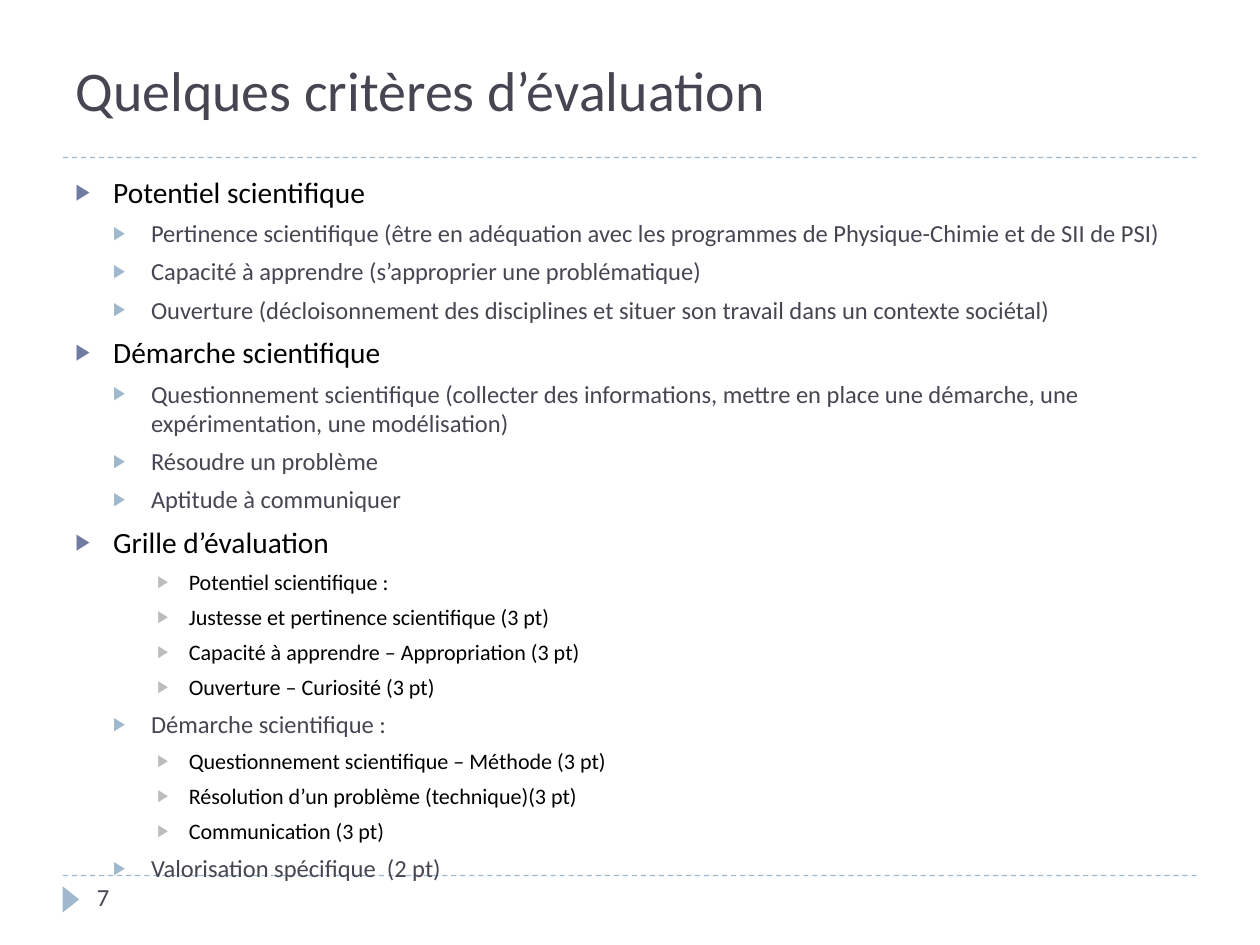
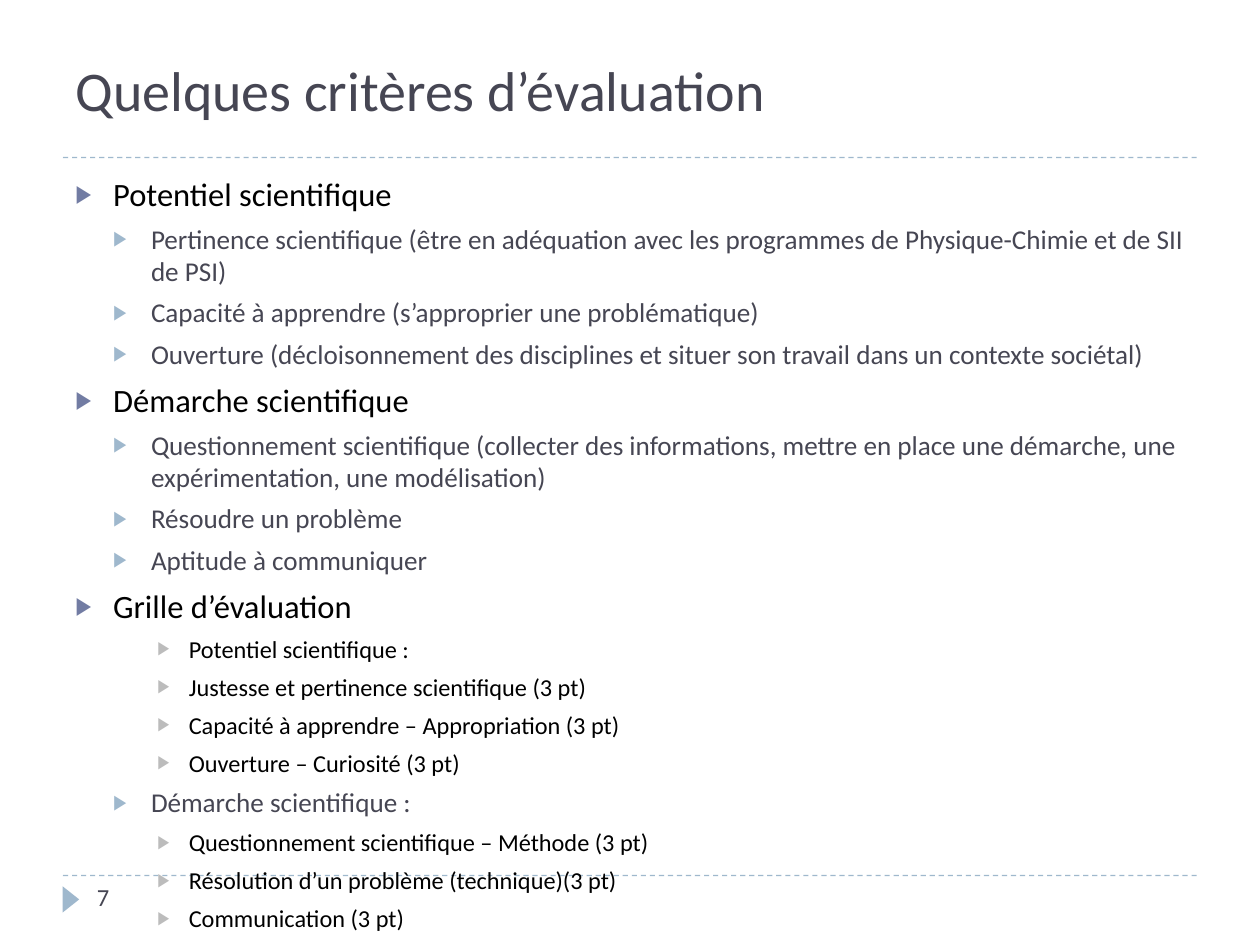
Before and after one commit to xpessoles/TIPE, a slide deck: slide 7 of Introduction_TIPE_2021_2022.pptx. Drawn at 1260x945 pixels with LibreOffice and Linux fonts; fonts in the diff are those of the drawing. Boxes give left, top, right and bottom in pixels: in the first picture for what was removed or moved away, otherwise in the second. Text is boxed around its words. In the diff, an @@ line names an element or a change of style, - is before the commit and + after.

```diff
--- a/Introduction_TIPE_2021_2022.pptx
+++ b/Introduction_TIPE_2021_2022.pptx
@@ text "Potentiel scientifique" at (113,183,1183,893): size 16.8 to 18.6 pt in "Potentiel scientifique", "Démarche scientifique", "Grille d’évaluation"; size 14 to 15.5 pt in "Pertinence scientifique (être en adéquation avec les ...", "Capacité à apprendre (s’approprier une problématique)", "Ouverture (décloisonnement des disciplines et situer son ...", "Questionnement scientifique (collecter des informations, met ..." and 4 more places; size 12.6 to 13.9 pt in "Potentiel scientifique :", "Justesse et pertinence scientifique (3 pt)", "Capacité à apprendre – Appropriation (3 pt)", "Ouverture – Curiosité (3 pt)" and 3 more places @@
```
Also in this commit, not shown: 4 other slides changed, 2 slides added, 1 slide removed.
